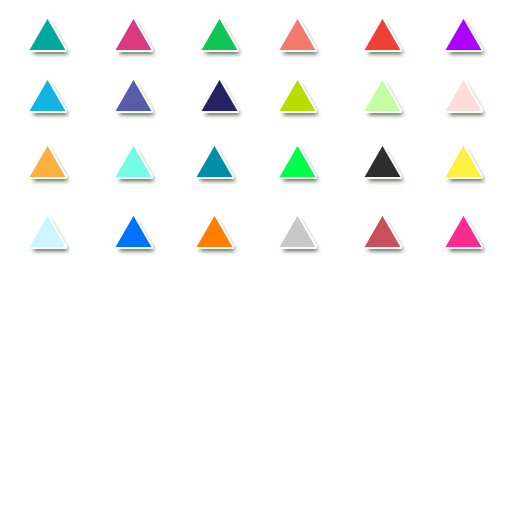
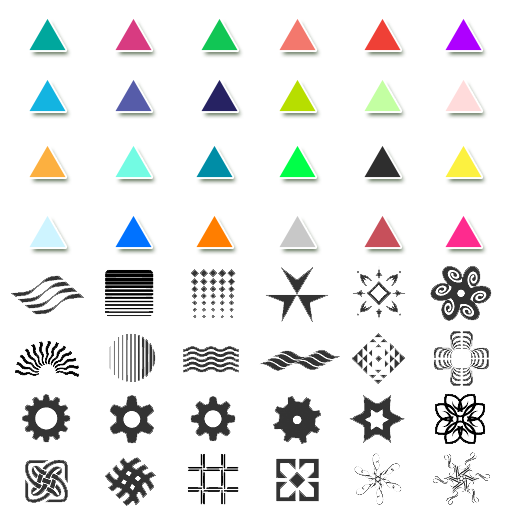
Layers edited between the first and the second 512 x 512 image:
added layer "Layer 0" over [11, 265, 492, 506]
